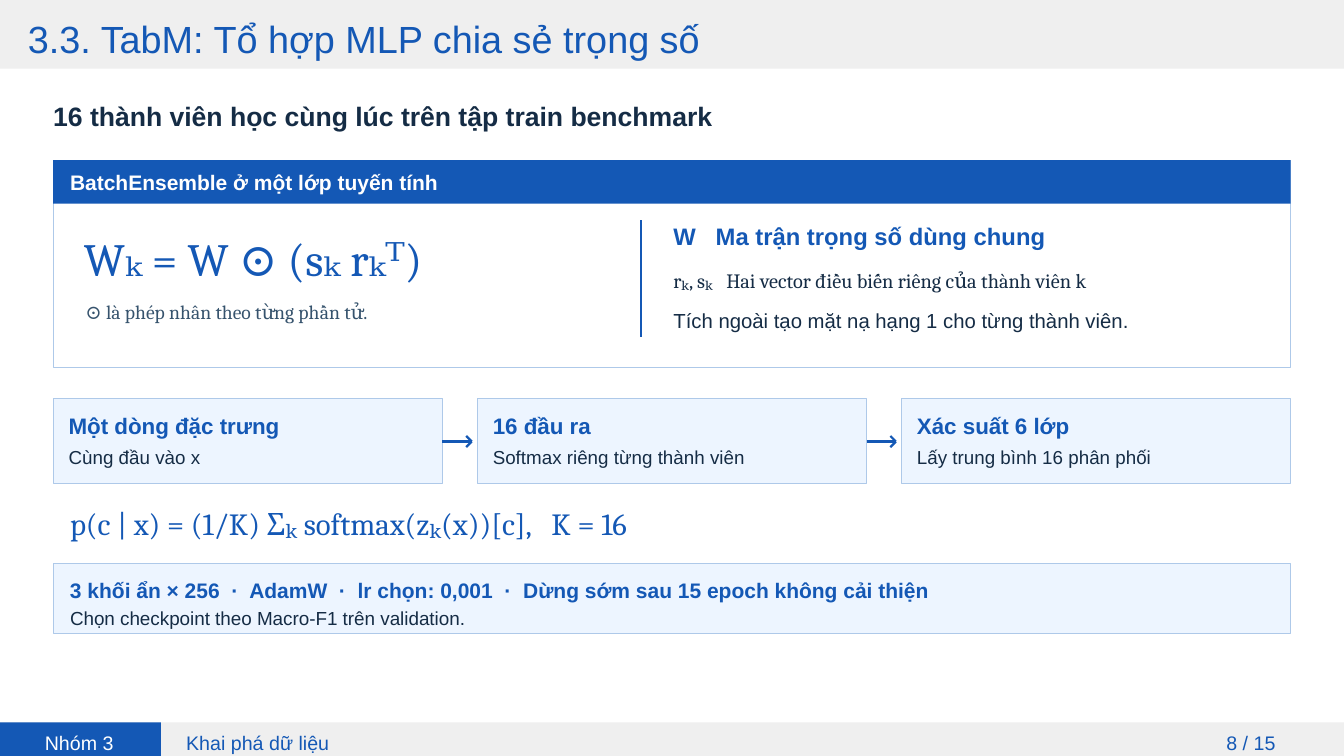
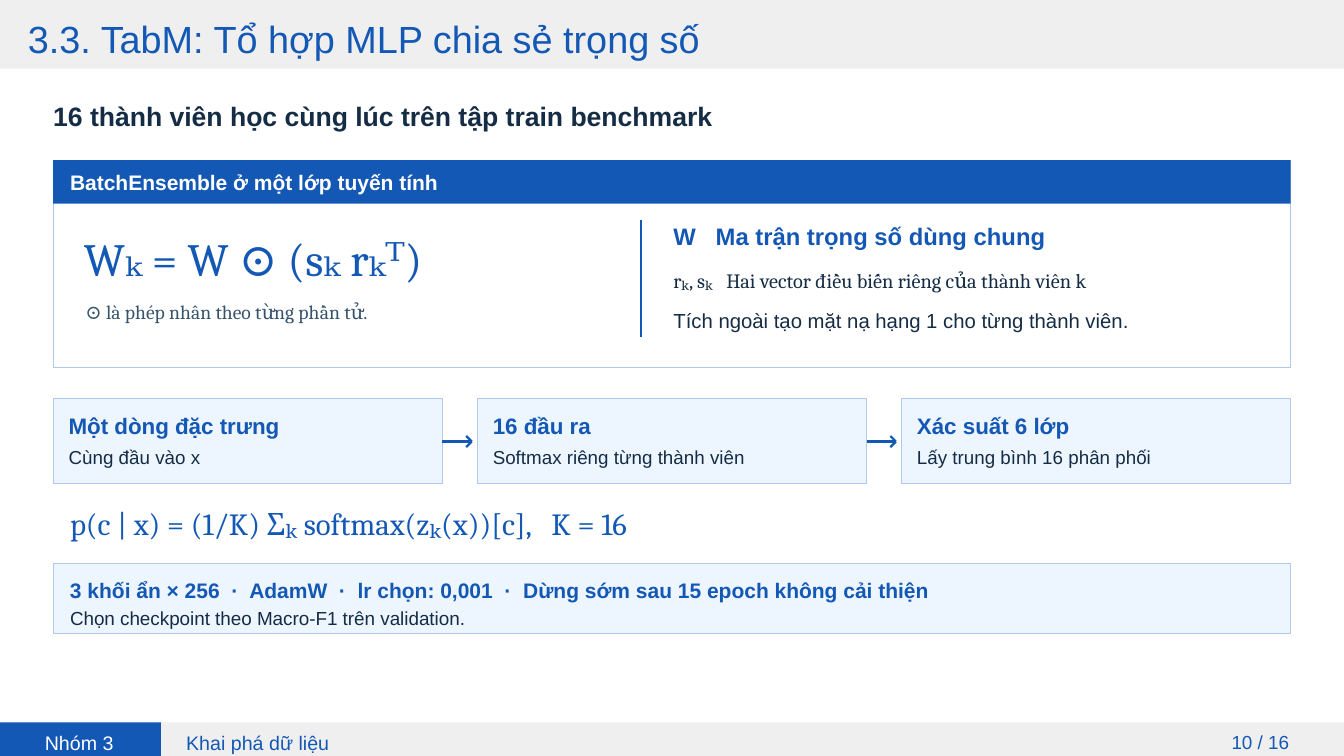
Before and after one commit to kttt294/PUBG-Weapon-Groups, a slide deck: slide 10 of docs/Thuyet_trinh_PUBG.pptx (slide 9 before the commit). Drawn at 1344x756 pixels with LibreOffice and Linux fonts; fonts in the diff are those of the drawing. Boxes give left, top, right and bottom in pixels: in the first picture for what was removed or moved away, otherwise in the second. Text is boxed around its words. In the diff, an @@ line names an element or a change of style, - is before the commit and + after.

Commit message:
update slide

```diff
--- a/docs/Thuyet_trinh_PUBG.pptx
+++ b/docs/Thuyet_trinh_PUBG.pptx
@@ text removed at box(1226, 736, 1276, 751) @@
-8 / 15
@@ text added at box(1232, 736, 1289, 749), 13.5 pt, text #1458B5 @@
+10 / 16
```
Also in this commit, not shown: 10 other slides changed, 5 slides added, 4 slides removed, 1 other file.
